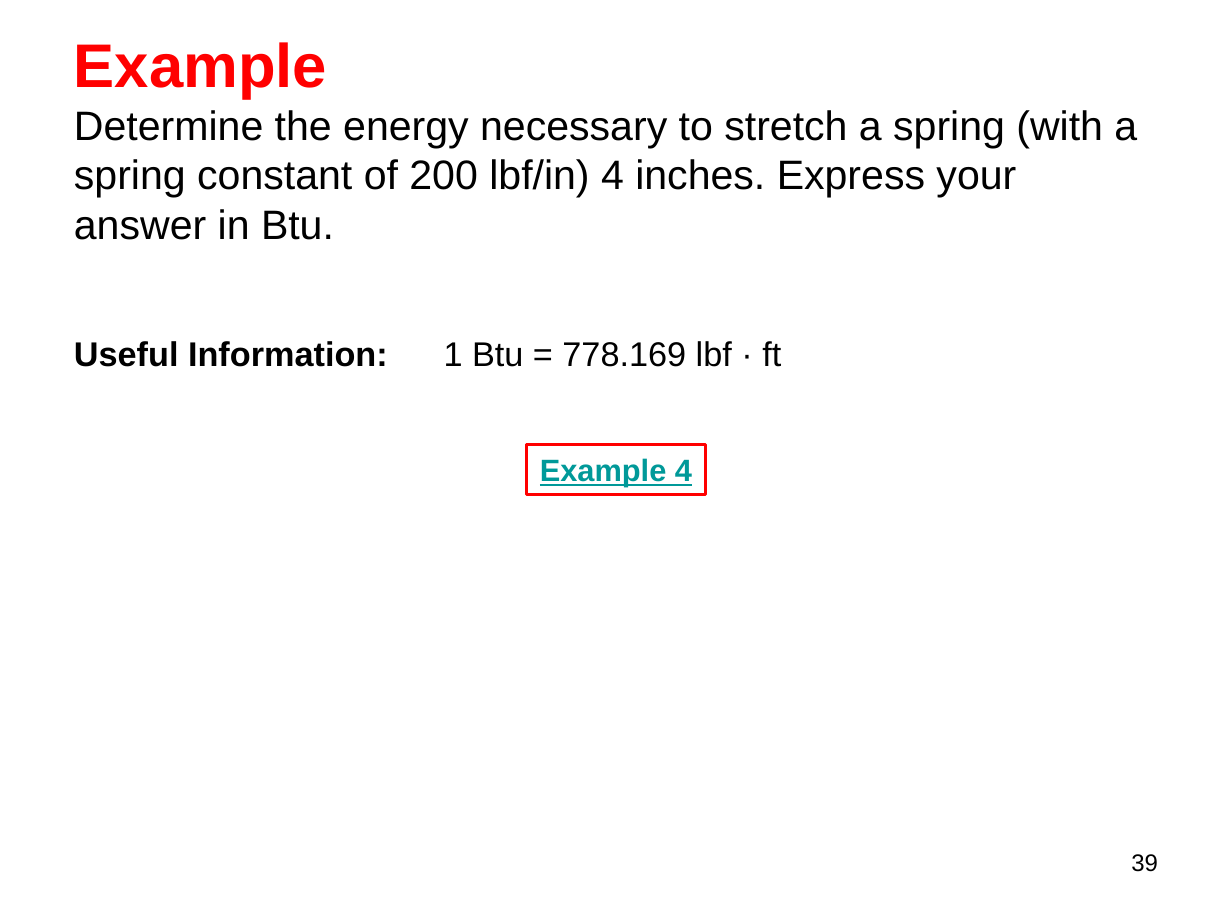
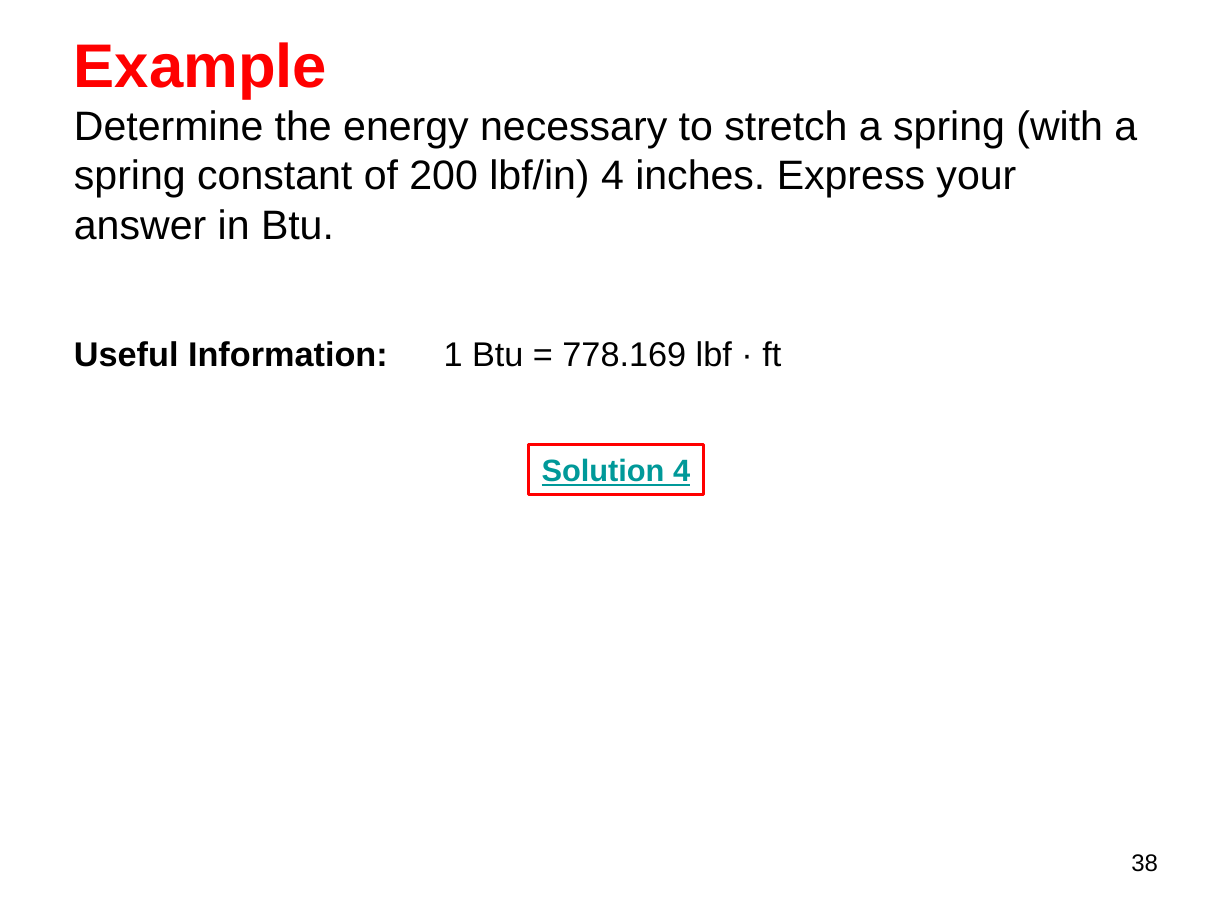
Before and after one commit to longapalooza/ENGR222, a slide deck: slide 38 of 05.First Law of Thermodynamics.pptx (slide 39 before the commit). Drawn at 1232x924 pixels with LibreOffice and Linux fonts; fonts in the diff are those of the drawing. Boxes give left, top, right and bottom in pixels: in the first picture for what was removed or moved away, otherwise in the second. Text is boxed around its words. In the diff, an @@ line names an element or a change of style, - is before the commit and + after.

```diff
--- a/05.First Law of Thermodynamics.pptx
+++ b/05.First Law of Thermodynamics.pptx
@@ text in rectangle at <box>542,458,690,486</box>: text changed @@
-Example 4
+Solution 4
@@ page number at <box>1131,854,1158,872</box>: text changed @@
-39
+38
```
Also in this commit, not shown: 2 other slides changed, 1 slide removed.
